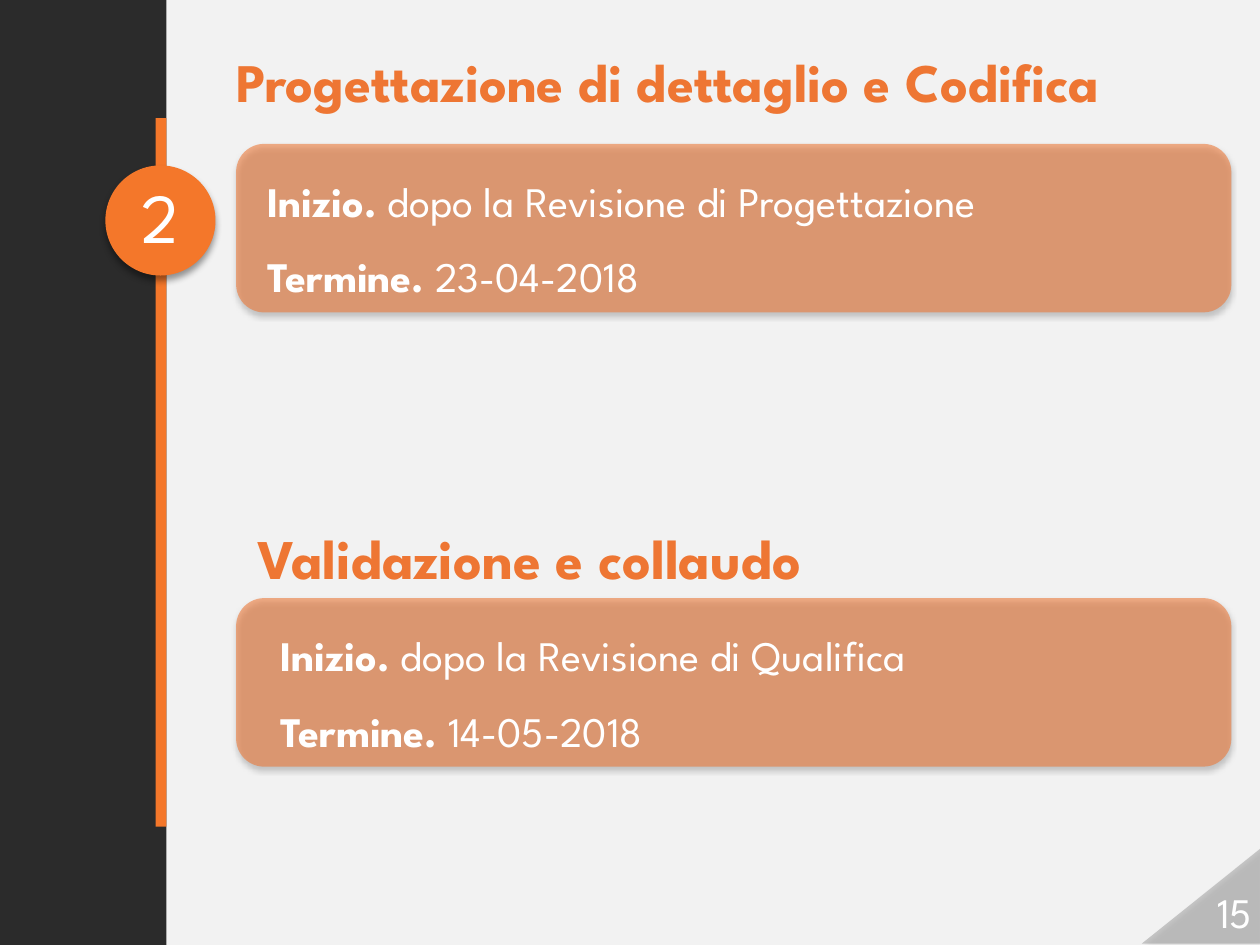
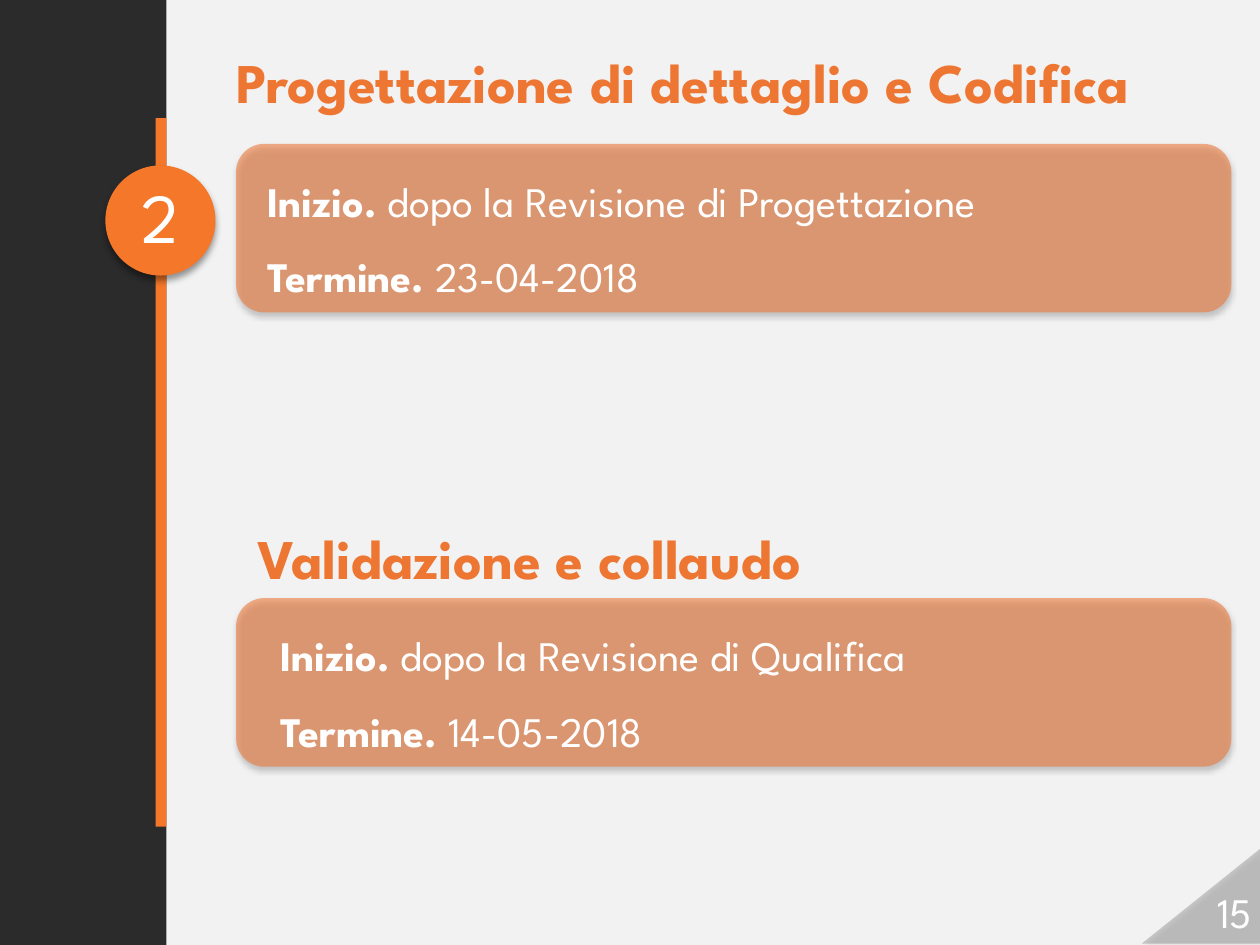
Before and after one commit to Italiaracerx/progettoSWE, a slide deck: slide 15 of Presentazione/Presentazione 26-01-2018.pptx. Drawn at 1260x945 pixels with LibreOffice and Linux fonts; fonts in the diff are those of the drawing; background and template pictures are left out; a plain dark background stands for a picture behind light text. Boxes give left, top, right and bottom in pixels: in the first picture for what was removed or moved away, otherwise in the second. Text is boxed around its words. In the diff, an @@ line names an element or a change of style, - is before the commit and + after.

```diff
--- a/Presentazione/Presentazione 26-01-2018.pptx
+++ b/Presentazione/Presentazione 26-01-2018.pptx
@@ text "Progettazione di dettaglio e Codifica" at [236,64,1129,116]: size 31 to 32 pt @@
```
Also in this commit, not shown: 1 other slide changed.
